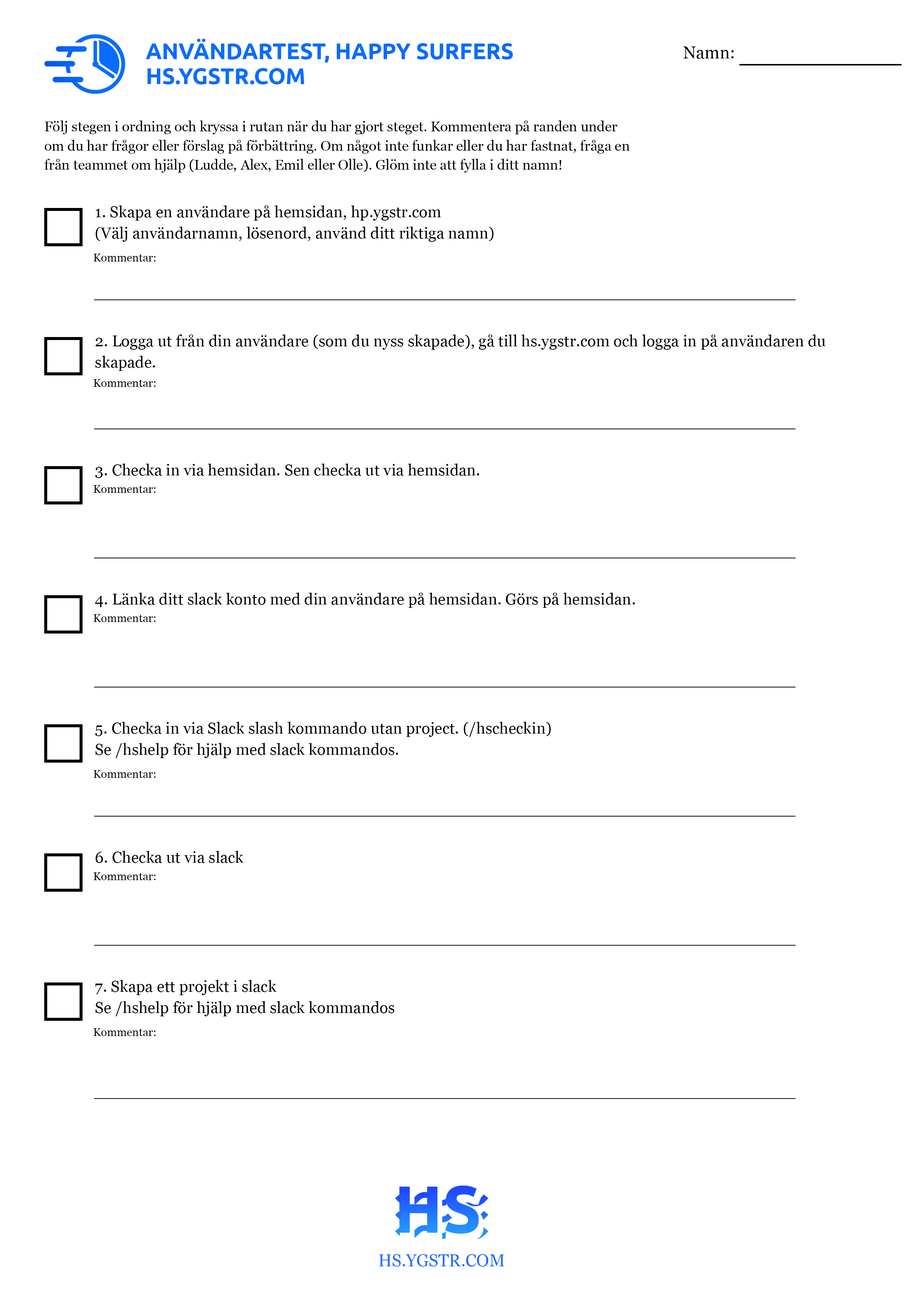
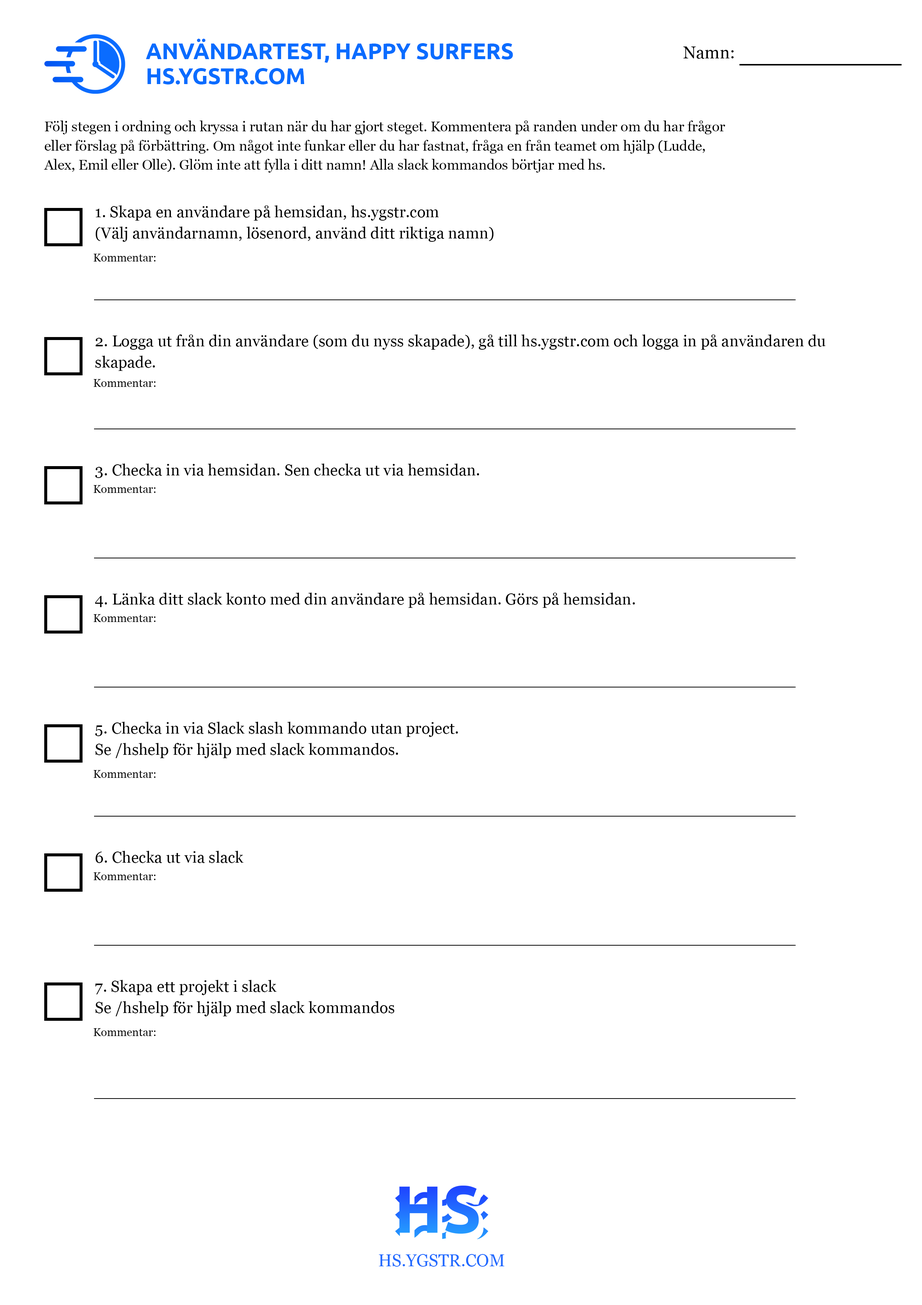
Two versions of the same layered image (922 × 1305). Layer-by-layer changes:
painted on "Följ stegen i ordning och kryssa i rutan när du har gjort stege" over 43, 120, 726, 173
renamed "5. Checka in via Slack slash kommando utan project. (/hscheckin" to "5. Checka in via Slack slash kommando utan project. Se /hshelp", painted on it over 463, 721, 552, 737
renamed "1. Skapa en användare på hemsidan, hp.ygstr.com (Välj användarn" to "1. Skapa en användare på hemsidan, hs.ygstr.com (Välj användarn", painted on it over 360, 207, 442, 221
